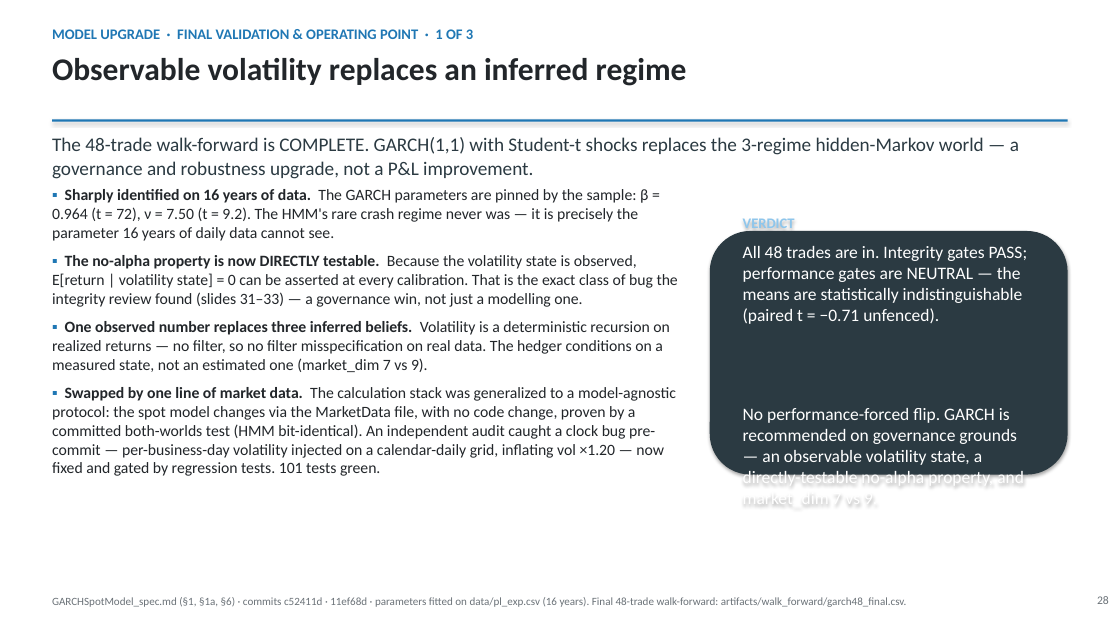
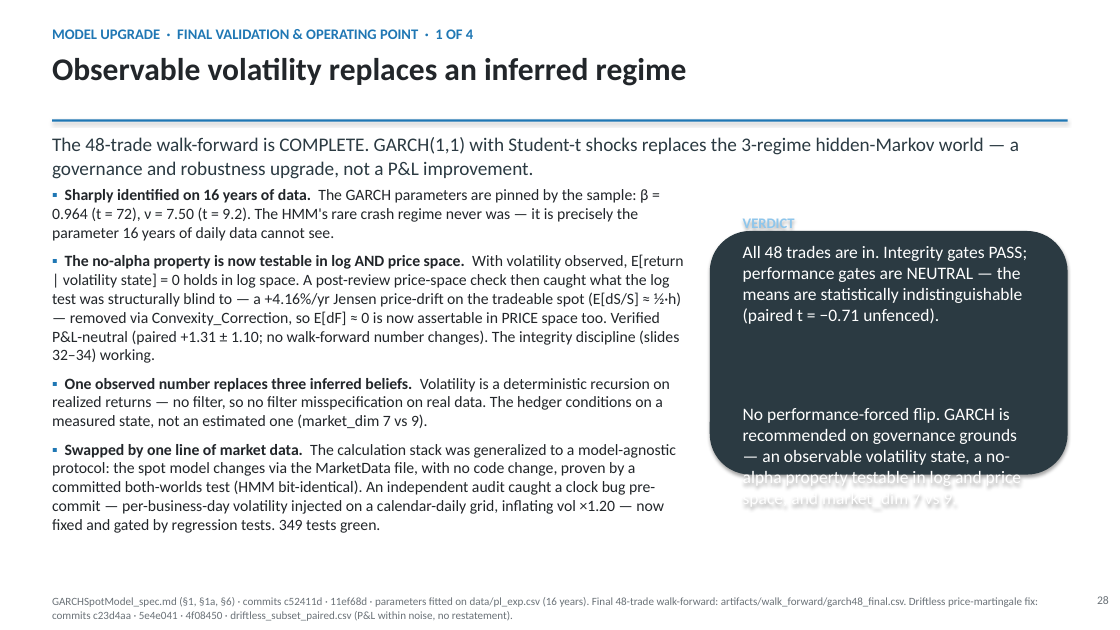
Before and after one commit to sylam/riskflow, a slide deck: slide 28 of artifacts/platinum_hedge_management_deck.pptx. Drawn at 1120x630 pixels with LibreOffice and Linux fonts; fonts in the diff are those of the drawing. Boxes give left, top, right and bottom in pixels: in the first picture for what was removed or moved away, otherwise in the second. Text is boxed around its words. In the diff, an @@ line names an element or a change of style, - is before the commit and + after.

```diff
--- a/artifacts/platinum_hedge_management_deck.pptx
+++ b/artifacts/platinum_hedge_management_deck.pptx
@@ text at bbox=[52, 29, 473, 39]: text changed @@
-MODEL UPGRADE · FINAL VALIDATION & OPERATING POINT · 1 OF 3
+MODEL UPGRADE · FINAL VALIDATION & OPERATING POINT · 1 OF 4
@@ text at bbox=[52, 254, 684, 363]: text changed @@
-▪ The no-alpha property is now DIRECTLY testable. Because the volatility state is observed, E[return | volatility state] = 0 can be asserted at every calibration. That is the exact class of bug the integrity review found (slides 31–33) — a governance win, not just a modelling one.
+▪ The no-alpha property is now testable in log AND price space. With volatility observed, E[return | volatility state] = 0 holds in log space. A post-review price-space check then caught what the log test was structurally blind to — a +4.16%/yr Jensen price-drift on the tradeable spot (E[dS/S] ≈ ½·h) — removed via Convexity_Correction, so E[dF] ≈ 0 is now assertable in PRICE space too. Verified P&L-neutral (paired +1.31 ± 1.10; no walk-forward number changes). The integrity discipline (slides 32–34) working.
@@ text in rounded rectangle at bbox=[743, 408, 1021, 509]: text changed @@
-No performance-forced flip. GARCH is recommended on governance grounds — an observable volatility state, a directly-testable no-alpha property, and market_dim 7 vs 9.
+No performance-forced flip. GARCH is recommended on governance grounds — an observable volatility state, a no-alpha property testable in log and price space, and market_dim 7 vs 9.
@@ text at bbox=[52, 444, 676, 533]: text changed @@
-▪ Swapped by one line of market data. The calculation stack was generalized to a model-agnostic protocol: the spot model changes via the MarketData file, with no code change, proven by a committed both-worlds test (HMM bit-identical). An independent audit caught a clock bug pre-commit — per-business-day volatility injected on a calendar-daily grid, inflating vol ×1.20 — now fixed and gated by regression tests. 101 tests green.
+▪ Swapped by one line of market data. The calculation stack was generalized to a model-agnostic protocol: the spot model changes via the MarketData file, with no code change, proven by a committed both-worlds test (HMM bit-identical). An independent audit caught a clock bug pre-commit — per-business-day volatility injected on a calendar-daily grid, inflating vol ×1.20 — now fixed and gated by regression tests. 349 tests green.
@@ text at bbox=[52, 597, 1039, 621]: text changed @@
-GARCHSpotModel_spec.md (§1, §1a, §6) · commits c52411d · 11ef68d · parameters fitted on data/pl_exp.csv (16 years). Final 48-trade walk-forward: artifacts/walk_forward/garch48_final.csv.
+GARCHSpotModel_spec.md (§1, §1a, §6) · commits c52411d · 11ef68d · parameters fitted on data/pl_exp.csv (16 years). Final 48-trade walk-forward: artifacts/walk_forward/garch48_final.csv. Driftless price-martingale fix: commits c23d4aa · 5e4e041 · 4f08450 · driftless_subset_paired.csv (P&L within noise, no restatement).
```
Also in this commit, not shown: 19 other slides changed, 1 slide added.
